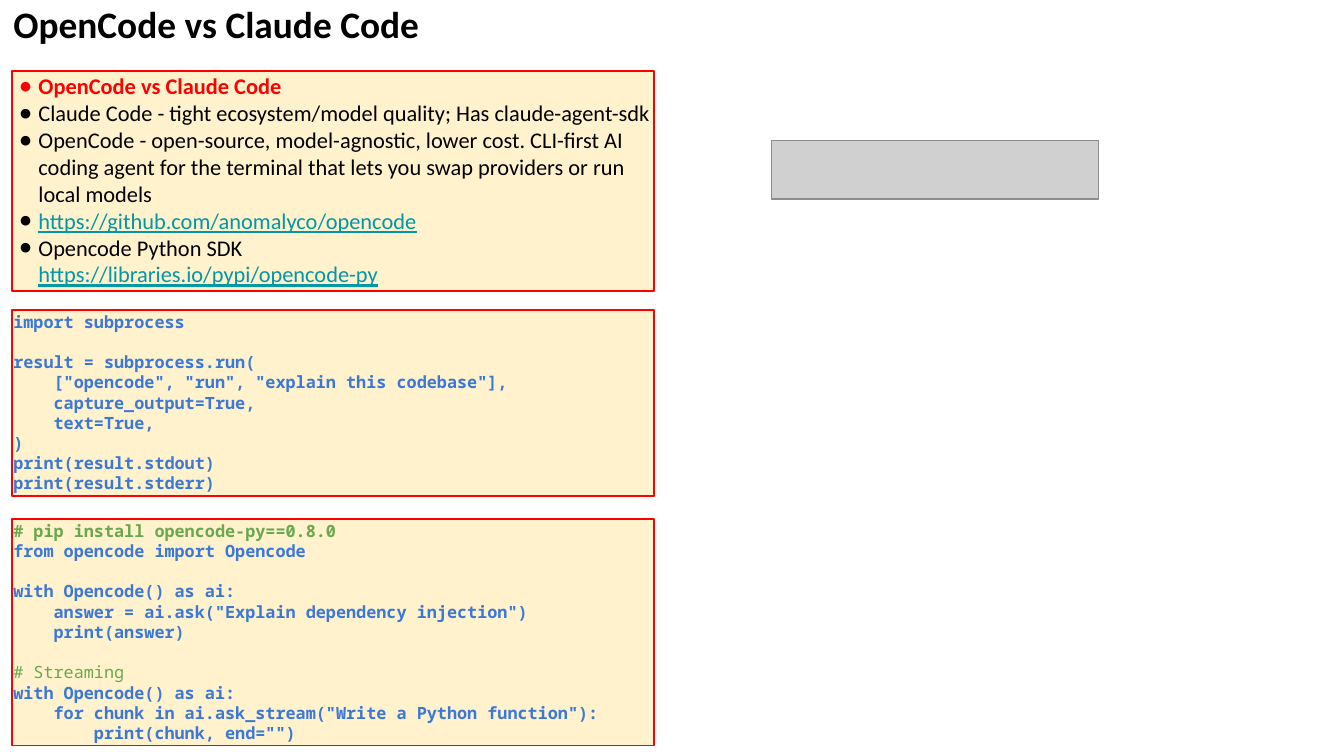
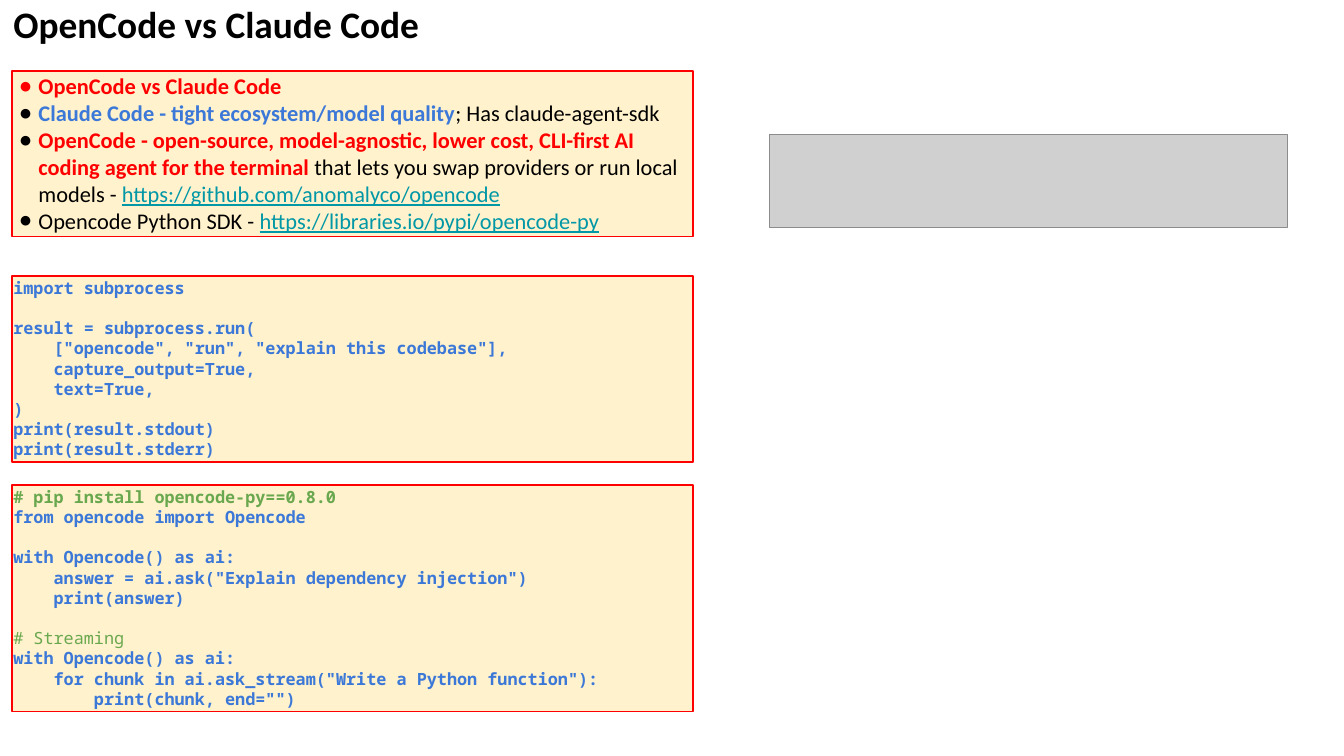
Before and after one commit to lselector/seminar, a slide deck: slide 11 of 2026/2026-07-24-AI-Updates.pptx (slide 8 before the commit). Drawn at 1344x756 pixels with LibreOffice and Linux fonts; fonts in the diff are those of the drawing; grey boxes stand for pictures. Boxes give left, top, right and bottom in pixels: in the first picture for what was removed or moved away, otherwise in the second. Text is boxed around its words. In the diff, an @@ line names an element or a change of style, - is before the commit and + after.

```diff
--- a/2026/2026-07-24-AI-Updates.pptx
+++ b/2026/2026-07-24-AI-Updates.pptx
@@ rectangle "OpenCode vs Claude Code" resized from (x1=12, y1=71, x2=655, y2=292) to (x1=12, y1=71, x2=694, y2=237) @@
@@ text in rectangle at (x1=38, y1=105, x2=660, y2=125): text colour #000000 to #3C78D8, bold on in "Claude Code - tight ecosystem/model quality;" @@
@@ text in rectangle at (x1=38, y1=132, x2=678, y2=233): text changed; text colour #000000 to #FF0000 @@
-● OpenCode - open-source, model-agnostic, lower cost. CLI-first AI coding agent for the terminal that lets you swap providers or run local models
-● https://github.com/anomalyco/opencode
-● Opencode Python SDK
-  https://libraries.io/pypi/opencode-py
+● OpenCode - open-source, model-agnostic, lower cost, CLI-first AI coding agent for the terminal that lets you swap providers or run local models - https://github.com/anomalyco/opencode
+● Opencode Python SDK - https://libraries.io/pypi/opencode-py
@@ picture resized from (x1=771, y1=140, x2=1099, y2=199) to (x1=770, y1=134, x2=1288, y2=227) @@
@@ rectangle "import subprocess" resized from (x1=12, y1=310, x2=655, y2=496) to (x1=12, y1=276, x2=694, y2=461) @@
@@ rectangle "# pip install opencode-py==0.8.0" resized from (x1=12, y1=519, x2=655, y2=746) to (x1=12, y1=485, x2=694, y2=712) @@
```
Also in this commit, not shown: 9 other slides changed, 9 slides added, 1 slide removed.
